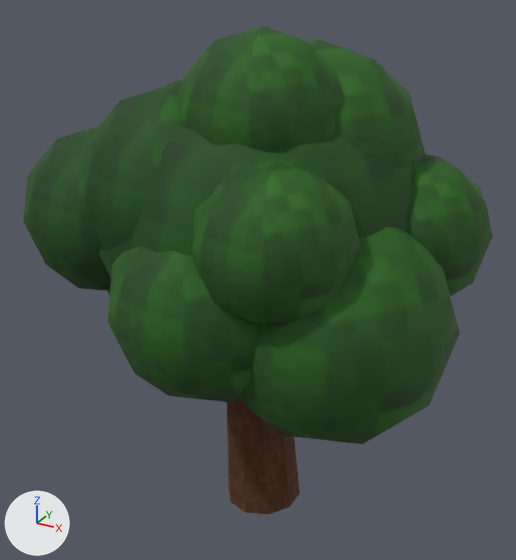
Two versions of the glTF model public/models/tree_green.glb, one commit apart.
Both versions are drawn from a 50 mm camera at (2.28, -4.17, 3.97) aimed at (-0.03, 0.03, 1.87). Every picture has the same lights, and +X, +Y and +Z are marked at lower left. The first picture is the older version. Where no turn or scale is listed for an object, it has been applied to the vertices.

In view in the first picture: 'leaf0', 'leaf1', 'leaf11', 'leaf3', 'leaf4', 'leaf5', 'leaf7', 'leaf8', 'leaf9', 'trunk_low'.
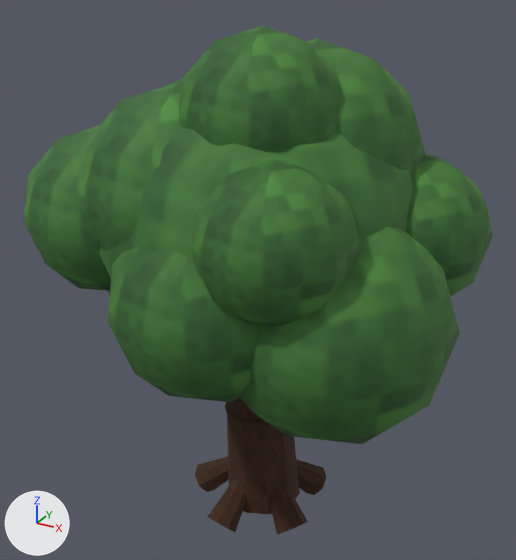
Changed parts and their boxes (x1, y1, x2, y2) in the pictures (516 x 560 px):
```json
{"object": "leaf1", "change": "surface changed", "before": [241, 227, 458, 440], "after": [241, 227, 458, 440]}
{"object": "leaf11", "change": "surface changed", "before": [192, 160, 362, 326], "after": [192, 160, 362, 326]}
{"object": "leaf5", "change": "surface changed", "before": [108, 246, 258, 402], "after": [108, 246, 258, 402]}
{"object": "leaf9", "change": "surface changed", "before": [179, 25, 342, 152], "after": [179, 25, 342, 152]}
{"object": "leaf0", "change": "surface changed", "before": [99, 80, 413, 278], "after": [99, 80, 413, 278], "on screen": "lighter"}
{"object": "leaf4", "change": "surface changed", "before": [84, 82, 181, 251], "after": [84, 82, 181, 251], "on screen": "lighter"}
{"object": "leaf8", "change": "surface changed", "before": [23, 125, 111, 291], "after": [23, 125, 111, 291]}
{"object": "leaf7", "change": "surface changed", "before": [406, 154, 493, 296], "after": [406, 154, 493, 296]}
{"object": "leaf3", "change": "surface changed", "before": [307, 38, 426, 176], "after": [307, 38, 426, 176]}
{"object": "trunk_low", "change": "surface changed", "before": [227, 402, 300, 514], "after": [227, 402, 300, 514]}
{"object": "root0", "change": "added", "after": [271, 485, 308, 534], "on screen": "brown"}
{"object": "root1", "change": "added", "after": [207, 479, 247, 532], "on screen": "brown"}
{"object": "root2", "change": "added", "after": [195, 456, 228, 492], "on screen": "brown"}
{"object": "root4", "change": "added", "after": [296, 459, 326, 495], "on screen": "brown"}
{"object": "bark45", "change": "now drawn", "after": [225, 402, 272, 428]}
```

Scene script edits in JSON lines:
```json
{"op": "add", "block": "img_tex_leaf_d8e4c8", "code": ["img_tex_leaf_d8e4c8 = load_image('tex_leaf_d8e4c8', '_unpacked/tex_leaf_d8e4c8', 128, 128, 'sRGB')"]}
{"op": "add", "block": "img_tex_leaf_e8f0dc", "code": ["img_tex_leaf_e8f0dc = load_image('tex_leaf_e8f0dc', '_unpacked/tex_leaf_e8f0dc', 128, 128, 'sRGB')"]}
{"op": "add", "block": "img_tex_wood_5a3d24", "code": ["img_tex_wood_5a3d24 = load_image('tex_wood_5a3d24', '_unpacked/tex_wood_5a3d24', 128, 128, 'sRGB')"]}
{"block": "mat_trunk", "where": "n2 = _N.new('ShaderNodeTexImage'); n2.name = 'Image Texture'"}
{"op": "set", "path": "n2.image", "old": "img_tex_wood_7a5230", "new": "img_tex_wood_5a3d24"}
{"block": "mat_leaf", "where": "n2 = _N.new('ShaderNodeTexImage'); n2.name = 'Image Texture'"}
{"op": "set", "path": "n2.image", "old": "img_tex_leaf_5d9b4a", "new": "img_tex_leaf_e8f0dc"}
{"block": "mat_leaf2", "where": "n2 = _N.new('ShaderNodeTexImage'); n2.name = 'Image Texture'"}
{"op": "set", "path": "n2.image", "old": "img_tex_leaf_7cb35a", "new": "img_tex_leaf_d8e4c8"}
{"op": "add", "block": "me_cone_006", "code": ["me_cone_006 = bpy.data.meshes.new('Cone.006')", "me_cone_006.from_pydata(...)  # 16 vertices, 28 faces; spans x -0.177..0.242, y -0.2..0.265, z -0.276..0.216", "me_cone_006.materials.append(mat_trunk)"]}
{"op": "add", "block": "me_cone_004_1", "code": ["me_cone_004_1 = bpy.data.meshes.new('Cone.004')", "me_cone_004_1.from_pydata(...)  # 16 vertices, 28 faces; spans x -0.294..0.244, y -0.161..0.098, z -0.273..0.21", "me_cone_004_1.materials.append(mat_trunk)"]}
{"op": "add", "block": "me_cone_003_1", "code": ["me_cone_003_1 = bpy.data.meshes.new('Cone.003')", "me_cone_003_1.from_pydata(...)  # 16 vertices, 28 faces; spans x -0.157..0.099, y -0.295..0.244, z -0.271..0.21", "me_cone_003_1.materials.append(mat_trunk)"]}
{"op": "add", "block": "me_cone_002_1", "code": ["me_cone_002_1 = bpy.data.meshes.new('Cone.002')", "me_cone_002_1.from_pydata(...)  # 16 vertices, 28 faces; spans x -0.213..0.269, y -0.233..0.16, z -0.268..0.211", "me_cone_002_1.materials.append(mat_trunk)"]}
{"op": "add", "block": "ob_root4", "code": ["ob_root4 = bpy.data.objects.new('root4', me_cone_006)", "ob_root4.location = (0.204, 0.192, 0.14)"]}
{"op": "add", "block": "ob_root2", "code": ["ob_root2 = bpy.data.objects.new('root2', me_cone_004_1)", "ob_root2.location = (-0.278, -0.036, 0.14)"]}
{"op": "add", "block": "ob_root1", "code": ["ob_root1 = bpy.data.objects.new('root1', me_cone_003_1)", "ob_root1.location = (-0.052, -0.275, 0.14)"]}
{"op": "add", "block": "ob_root0", "code": ["ob_root0 = bpy.data.objects.new('root0', me_cone_002_1)", "ob_root0.location = (0.246, -0.134, 0.14)"]}
```
